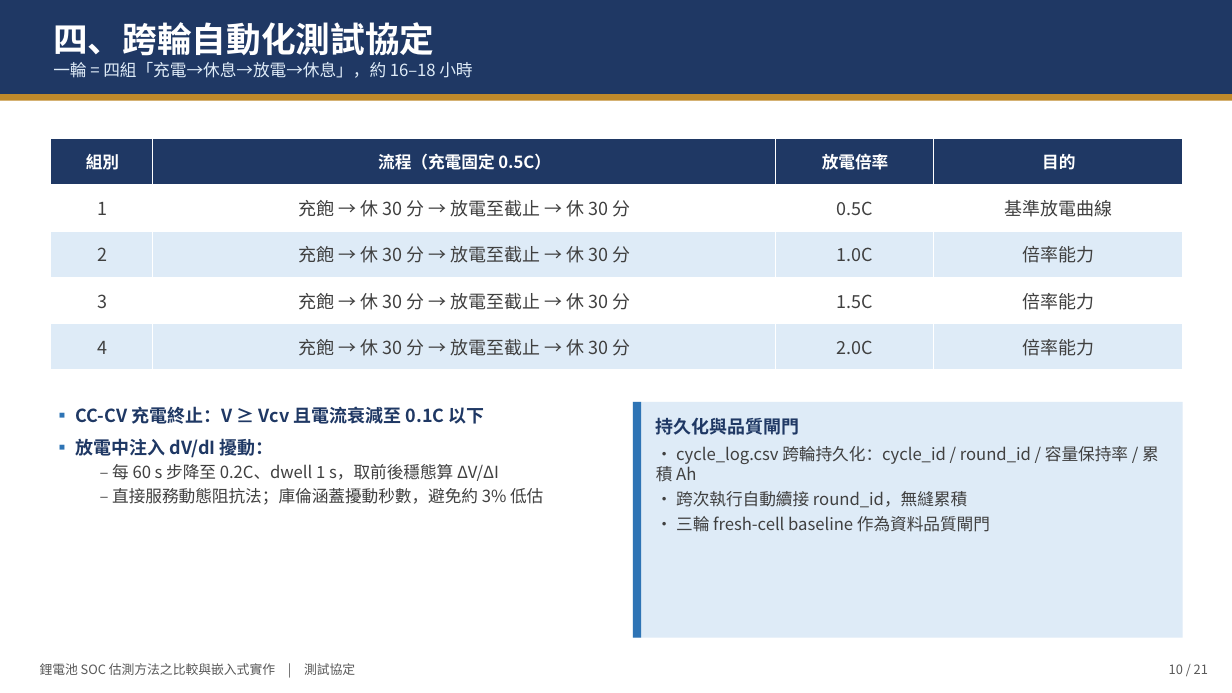
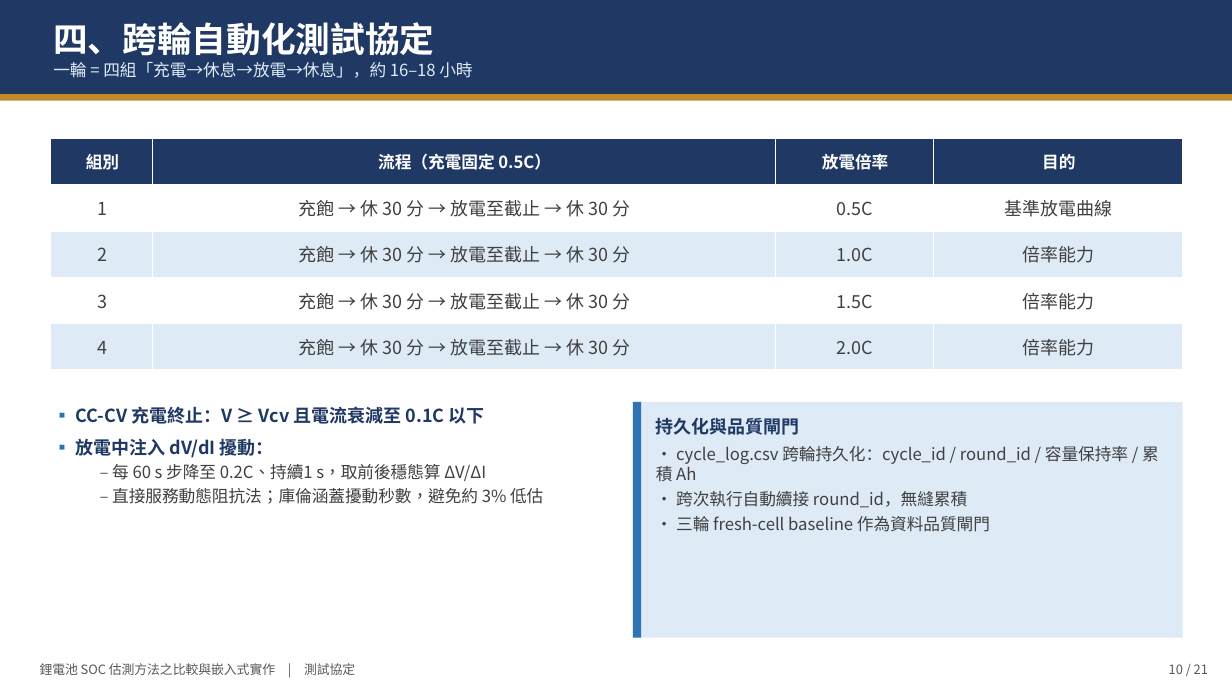
Before and after one commit to JackHung9527/SOC_RESEARCH, a slide deck: slide 11 of DOC/論文撰寫/口試簡報_鋰電池SOC估測.pptx. Drawn at 1232x693 pixels with LibreOffice and Linux fonts; fonts in the diff are those of the drawing. Boxes give left, top, right and bottom in pixels: in the first picture for what was removed or moved away, otherwise in the second. Text is boxed around its words. In the diff, an @@ line names an element or a change of style, - is before the commit and + after.

```diff
--- a/DOC/論文撰寫/口試簡報_鋰電池SOC估測.pptx
+++ b/DOC/論文撰寫/口試簡報_鋰電池SOC估測.pptx
@@ text at (x1=112, y1=464, x2=486, y2=481): text changed @@
-  – 每 60 s 步降至 0.2C、dwell 1 s，取前後穩態算 ΔV/ΔI
+  – 每 60 s 步降至 0.2C、持續1 s，取前後穩態算 ΔV/ΔI
```
Also in this commit, not shown: 3 other slides changed, 29 other files.
